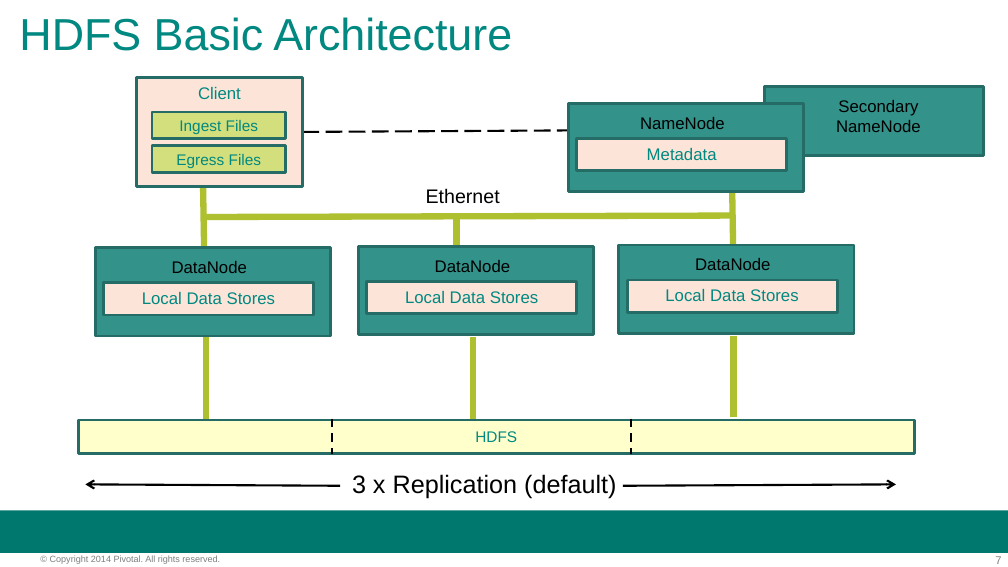
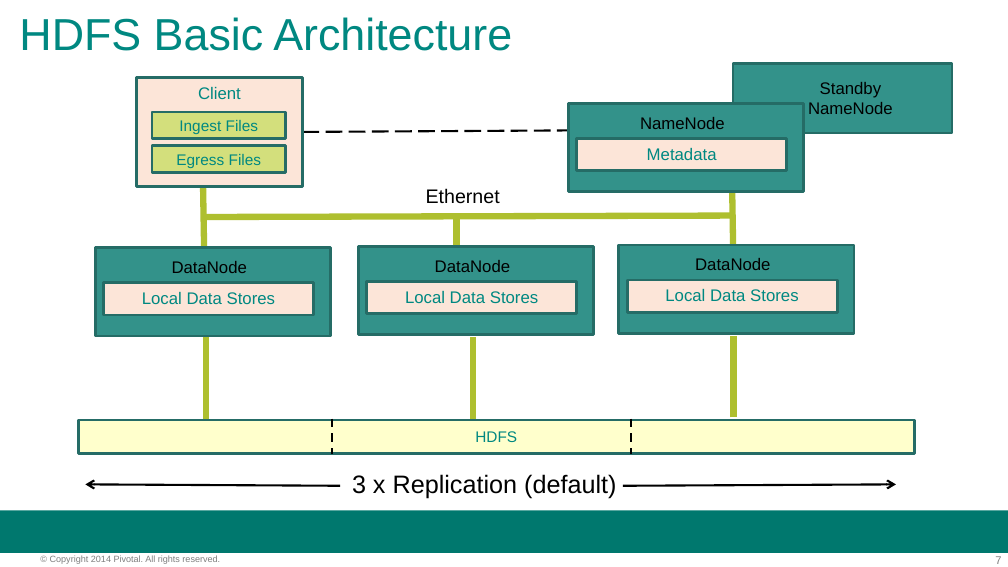
Before and after one commit to vmware-archive/BigDataRoadshow-labs, a slide deck: slide 7 of decks/02_phd_hawq_presentation.pptx. Drawn at 1008x567 pixels with LibreOffice and Linux fonts; fonts in the diff are those of the drawing; background and template pictures are left out. Boxes give left, top, right and bottom in pixels: in the first picture for what was removed or moved away, otherwise in the second. Text is boxed around its words. In the diff, an @@ line names an element or a change of style, - is before the commit and + after.

```diff
--- a/decks/02_phd_hawq_presentation.pptx
+++ b/decks/02_phd_hawq_presentation.pptx
@@ rectangle: place and size @@
-rectangle at (764,87,983,156)
+rectangle at (733,64,952,133)
@@ text at (808,82,893,114): text changed @@
-Secondary NameNode
+Standby
+NameNode
```
Also in this commit, not shown: 1 other slide changed.
